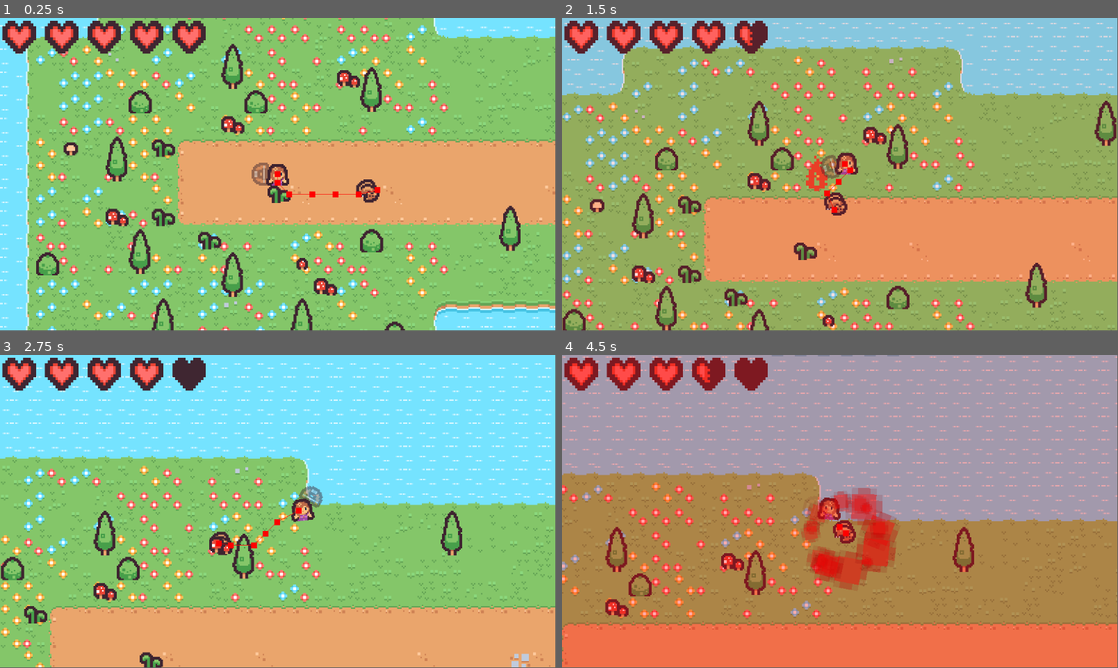
Above: before the commit, frames 1-4 (two rows, left to right).
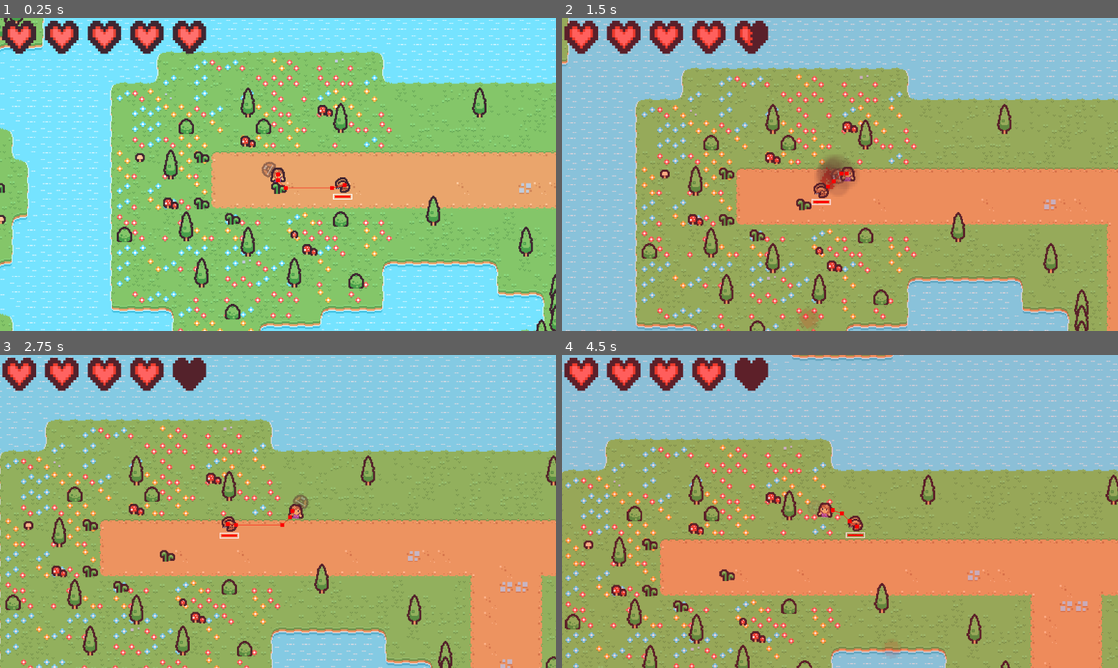
Above: after the commit, the same moments.

Repository: HazardWare/Hazardous-Quest
Game: Godot game, scene res://scenes/world/overworld.tscn
Two runs of this game, one before a commit and one after it. Both use one fixed random seed, a clock stepped at 60 frames per second and the inputs below.
Inputs (mouse positions are in pixels of both pictures, inside the frame that each line leads up to):
- Up to frame 1 (0.25 s): no input
- Up to frame 2 (1.5 s): move the mouse to (962, 158) at 0.52 s; press the mouse at (962, 158) at 0.53 s; hold D (walk_right) 0.53-1.28 s; move the mouse to (728, 190) at 1.27 s; release the mouse at (728, 190) at 1.28 s; hold Down (ui_down) from 1.28 s (still down); right-click (728, 190) at 1.35 s
- Up to frame 3 (2.75 s): move the mouse to (333, 442) at 2.02 s; release Down (ui_down) at 2.03 s; hold D (walk_right) from 2.03 s (still down); tap E (interact) at 2.1 s
- Up to frame 4 (4.5 s): move the mouse to (812, 574) at 2.77 s; release D (walk_right) at 2.78 s; hold Up (ui_up) 2.78-3.53 s; tap Shift (shield) at 2.85 s; move the mouse to (1006, 558) at 3.52 s; hold Space (sword) 3.53-4.28 s; hold A (walk_left) from 3.53 s (still down); move the mouse to (673, 464) at 4.27 s; click (673, 464) at 4.35 s
In our replay, the window is 799x449 before the commit and 800x450 after it. These sizes can differ from the game's own. Grey fills any space a smaller window leaves; there, only what the larger window draws over its background counts as a difference.

The runs differ from the first frame. In frame 1, 55% of the frame differs, in the area x 0-100%, y 0-100%; in frame 2, 55%; in frame 3, 78%; in frame 4, 99%.

Commit message:
Movement and UI

Diff:
--- a/project.godot
+++ b/project.godot
@@ -17,6 +17,11 @@
 boot_splash/use_filter=false
 boot_splash/image="uid://px5408s38gpr"
 config/icon="uid://d7myph0coxos"
+
+[display]
+
+window/stretch/mode="canvas_items"
+window/stretch/scale_mode="integer"
 
 [file_customization]
 
--- a/scenes/components/CharacterComponents.tscn
+++ b/scenes/components/CharacterComponents.tscn
@@ -106,7 +106,7 @@
 offsets = PackedFloat32Array(0, 0.089701, 0.156146, 0.890365)
 colors = PackedColorArray(1, 1, 1, 0, 1, 1, 1, 1, 1, 1, 1, 1, 1, 1, 1, 0)
 
-[node name="CharacterComponents" type="Node"]
+[node name="CharacterComponents" type="Node2D"]
 script = ExtResource("1_cx5rm")
 
 [node name="DamageAnimation" type="AnimationPlayer" parent="."]
--- a/scenes/components/EnemyComponents.tscn
+++ b/scenes/components/EnemyComponents.tscn
@@ -1,3 +1,31 @@
-[gd_scene format=3 uid="uid://cr0n1oh77knc0"]
+[gd_scene load_steps=3 format=3 uid="uid://cr0n1oh77knc0"]
 
-[node name="EnemyComponents" type="Node"]
+[sub_resource type="StyleBoxFlat" id="StyleBoxFlat_7t4eu"]
+draw_center = false
+border_width_left = 5
+border_width_top = 5
+border_width_right = 5
+border_width_bottom = 5
+border_color = Color(1, 1, 1, 1)
+expand_margin_left = 10.0
+expand_margin_top = 10.0
+expand_margin_right = 10.0
+expand_margin_bottom = 10.0
+
+[sub_resource type="StyleBoxFlat" id="StyleBoxFlat_0k52e"]
+bg_color = Color(1, 0, 0, 1)
+
+[node name="EnemyComponents" type="Node2D"]
+
+[node name="HealthBar" type="ProgressBar" parent="."]
+z_index = 10
+offset_left = -8.0
+offset_top = 11.0
+offset_right = 72.0
+offset_bottom = 21.0
+scale = Vector2(0.2, 0.2)
+theme_override_styles/background = SubResource("StyleBoxFlat_7t4eu")
+theme_override_styles/fill = SubResource("StyleBoxFlat_0k52e")
+step = 0.001
+value = 50.0
+show_percentage = false
--- a/scenes/enemy/Testemy.tscn
+++ b/scenes/enemy/Testemy.tscn
@@ -52,6 +52,7 @@
 
 [node name="NavigationAgent2D" type="NavigationAgent2D" parent="."]
 path_postprocessing = 1
+simplify_path = true
 avoidance_layers = 2
 avoidance_mask = 2
 debug_enabled = true
--- a/scenes/player/player.gd
+++ b/scenes/player/player.gd
@@ -116,10 +116,8 @@
 	var direction := Input.get_vector("walk_left", "walk_right", "walk_up", "walk_down")
 	if direction and velocity.length() > 0 and not $Arm/Attack.is_playing():
 		$AnimationPlayer.play('walk')
-		if (velocity.x < 0):
-			$AnimatedSprite2D.flip_h = true
-		elif velocity.x > 0:
-			$AnimatedSprite2D.flip_h = false
+		$AnimatedSprite2D.flip_h = true if velocity.x < 0 else false
+		$AnimationPlayer.speed_scale = (velocity/speed).distance_to(Vector2.ZERO)
 	else:
 		$AnimationPlayer.play("RESET")
 
--- a/scenes/player/player.tscn
+++ b/scenes/player/player.tscn
@@ -545,7 +545,7 @@
 debug_color = Color(0, 0.6, 0.701961, 0.0627451)
 
 [node name="Camera2D" type="Camera2D" parent="."]
-zoom = Vector2(3, 3)
+zoom = Vector2(2, 2)
 process_callback = 0
 position_smoothing_enabled = true
 editor_draw_drag_margin = true
--- a/scripts/class_character.gd
+++ b/scripts/class_character.gd
@@ -169,6 +169,7 @@
 	knockbackTimer = duration
 
 func move_to(pos, delta):
-	var input_direction = global_position.direction_to(pos)
-	velocity += input_direction * speed
-	velocity = velocity.limit_length(speed)
+
+	var direction = global_position.direction_to(pos)
+	var lerp_weight = delta * (acceleration if direction else friction)
+	velocity = lerp(velocity, direction * speed, lerp_weight)
--- a/scripts/inheritsCharacter/class_enemy.gd
+++ b/scripts/inheritsCharacter/class_enemy.gd
@@ -25,9 +25,13 @@
 @onready var floorTilemap :TileMapLayer = get_tree().get_nodes_in_group("Tilemap")[0]
 @onready var obstacles :TileMapLayer = get_tree().get_nodes_in_group("Tilemap")[1]
 
+var enemyComponent = preload("res://scenes/components/EnemyComponents.tscn")
+
 #region Godot Functions:
 func _ready() -> void:
 	super()
+	add_child(enemyComponent.instantiate())
+
 	navInterval.autostart = true
 	navInterval.wait_time = 0.1
 
@@ -41,6 +45,12 @@
 func _physics_process(delta: float) -> void:
 	super(delta)
 	basic_moving(delta)
+
+	$EnemyComponents/HealthBar.value = health
+	$EnemyComponents/HealthBar.max_value = maximumHealth
+
+
+	# Continous damage
 	for x in hurtBox.get_overlapping_areas():
 		var parent : Node = x.get_parent()
 		if parent is Character:
